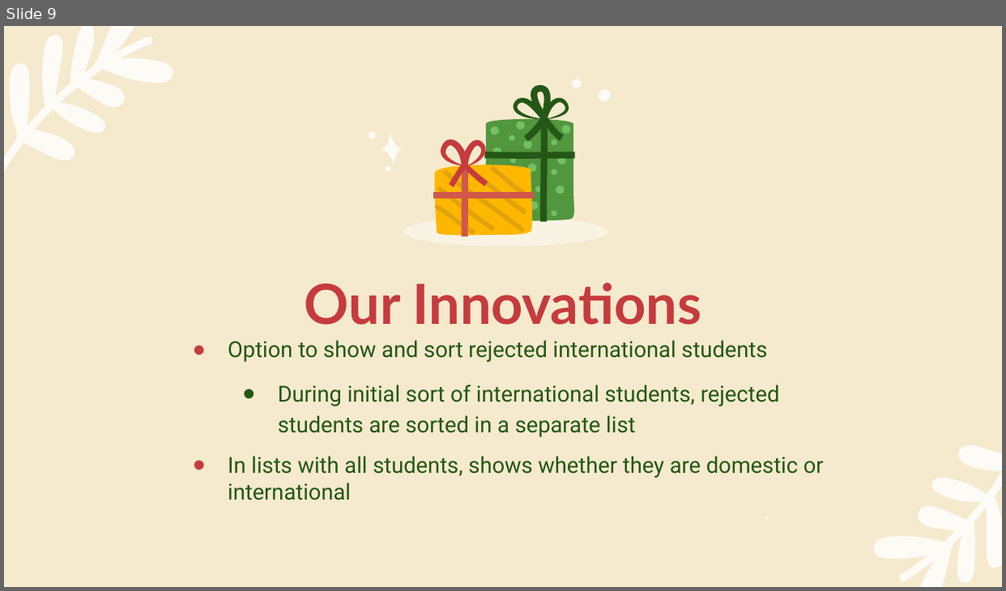
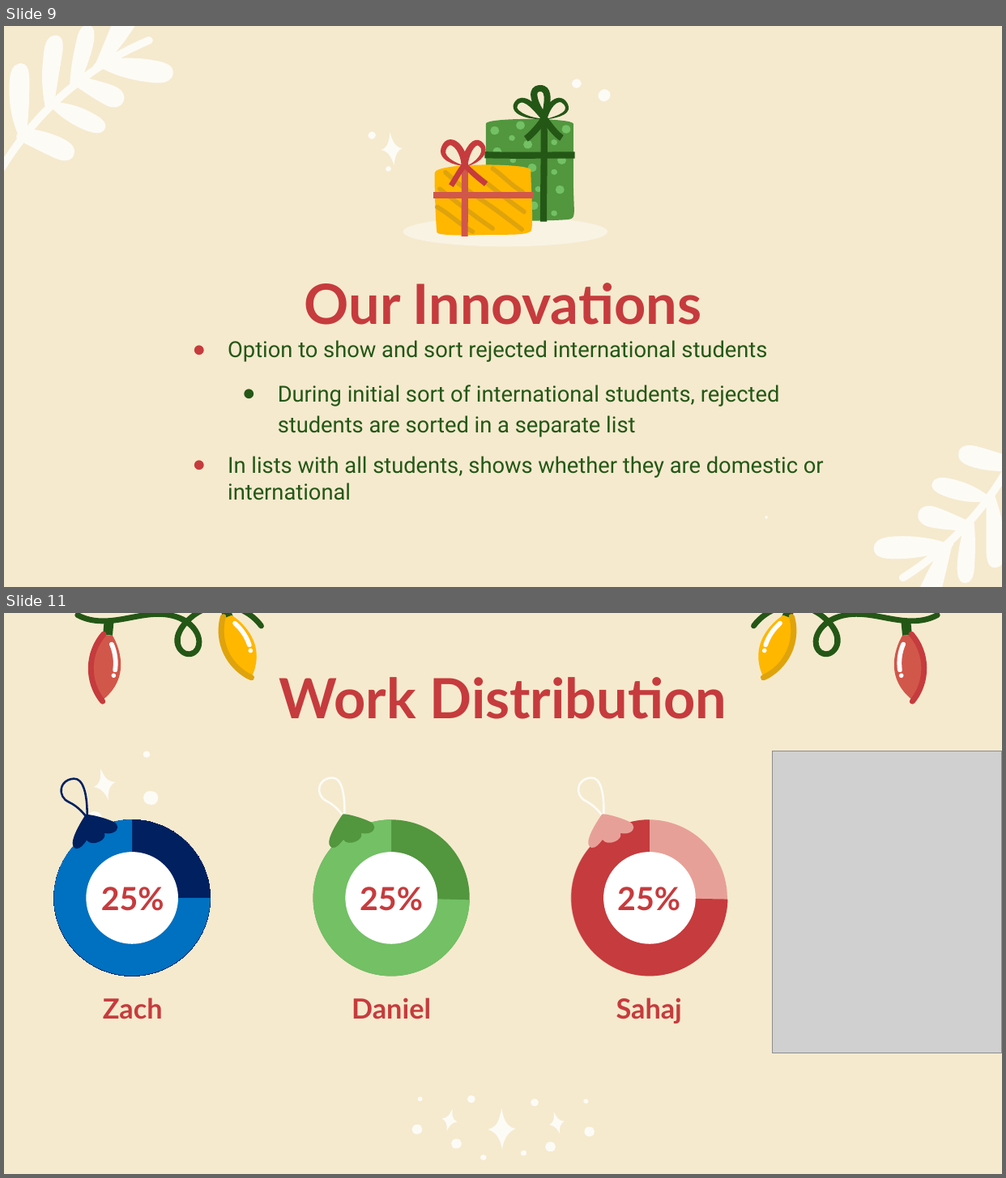
Before and after one commit to SatireSage/Admission-System, a slide deck: projFinal/251pres.pptx. Shown one above the other, each under a label of ours: slide 9 before the commit, slides 9 and 11 after it; the slides between them are not shown. The pictures are 1006x591 and 1006x1178 pixels, drawn with LibreOffice and Linux fonts; fonts in the diff are those of the drawing; grey boxes stand for pictures. Boxes give left, top, right and bottom in pixels: in the first picture for what was removed or moved away, otherwise in the second. Text is boxed around its words. In the diff, an @@ line names an element or a change of style, - is before the commit and + after.

```diff
--- a/projFinal/251pres.pptx
+++ b/projFinal/251pres.pptx
@@ slide 11 added at <box>4,613,1002,1174</box>, background #F5EACE @@
@@ group added at <box>66,613,282,713</box>: 11 freeform shapes @@
@@ group added at <box>733,613,948,713</box>: 11 freeform shapes @@
@@ title added at <box>279,677,727,719</box>, 40 pt, text #C63B3D, bold @@
+Work Distribution
@@ picture added at <box>773,751,1002,1053</box> @@
@@ freeform shape added at <box>829,751,838,758</box>, fill #FDFBF6 @@
@@ freeform shape added at <box>55,773,102,828</box>, fill #002060 @@
@@ freeform shape added at <box>313,772,360,827</box>, fill #FDFBF6 @@
@@ freeform shape added at <box>573,772,619,827</box>, fill #FDFBF6 @@
@@ freeform shape added at <box>63,804,122,853</box>, fill #002060 @@
@@ group added at <box>85,751,162,826</box>: 4 freeform shapes @@
@@ freeform shape added at <box>320,803,379,851</box>, fill #52963E @@
@@ freeform shape added at <box>579,803,638,851</box>, fill #E7A098 @@
@@ ellipse added at <box>54,820,211,976</box>, fill #002060, outline #002060 0.75 pt @@
@@ pie slice (boxed as its full ellipse) added at <box>54,820,211,976</box>, fill #0070C0 @@
@@ ellipse added at <box>313,820,470,976</box>, fill #52963E @@
@@ pie slice (boxed as its full ellipse) added at <box>313,820,470,976</box>, fill #73C065 @@
@@ ellipse added at <box>571,820,727,976</box>, fill #E7A098 @@
@@ pie slice (boxed as its full ellipse) added at <box>571,820,727,976</box>, fill #C63B3D @@
@@ ellipse added at <box>86,853,177,944</box>, fill #FFFFFF @@
@@ ellipse added at <box>345,853,437,944</box>, fill #FFFFFF @@
@@ ellipse added at <box>603,853,696,944</box>, fill #FFFFFF @@
@@ title added at <box>101,887,164,911</box>, 23 pt, text #C63B3D, bold @@
+25%
@@ title added at <box>360,887,423,911</box>, 23 pt, text #C63B3D, bold @@
+25%
@@ title added at <box>617,887,680,911</box>, 23 pt, text #C63B3D, bold @@
+25%
@@ subtitle added at <box>103,998,163,1020</box>, 20 pt, text #C63B3D, bold @@
+Zach
@@ subtitle added at <box>351,998,431,1020</box>, 20 pt, text #C63B3D, bold @@
+Daniel
@@ subtitle added at <box>616,998,682,1024</box>, 20 pt, text #C63B3D, bold @@
+Sahaj
@@ group added at <box>410,1096,528,1157</box>: 7 freeform shapes @@
@@ group added at <box>479,1099,596,1161</box>: 6 freeform shapes @@
```
Also in this commit, not shown: 1 slide changed, 1 other slide added.
